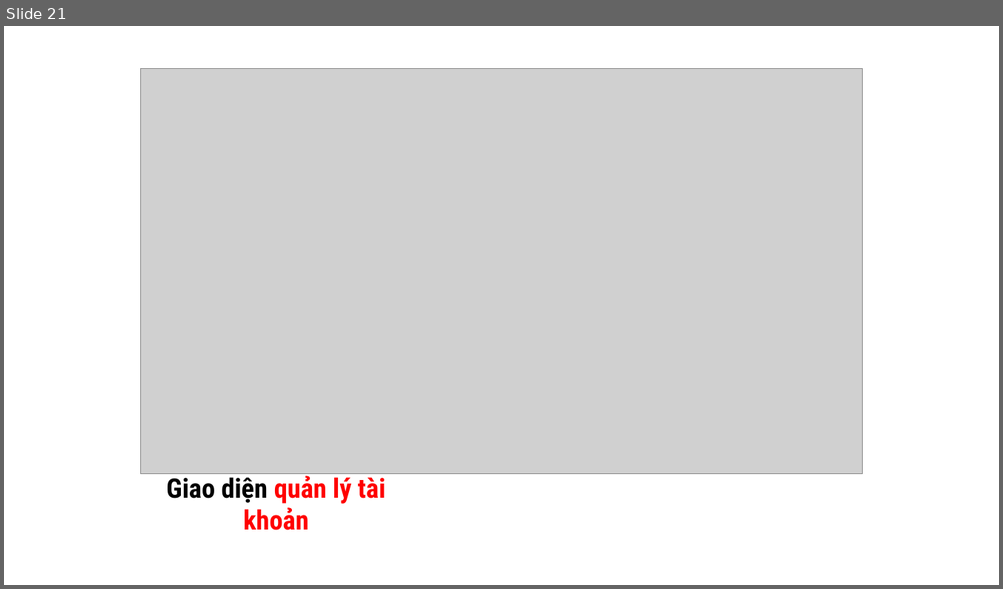
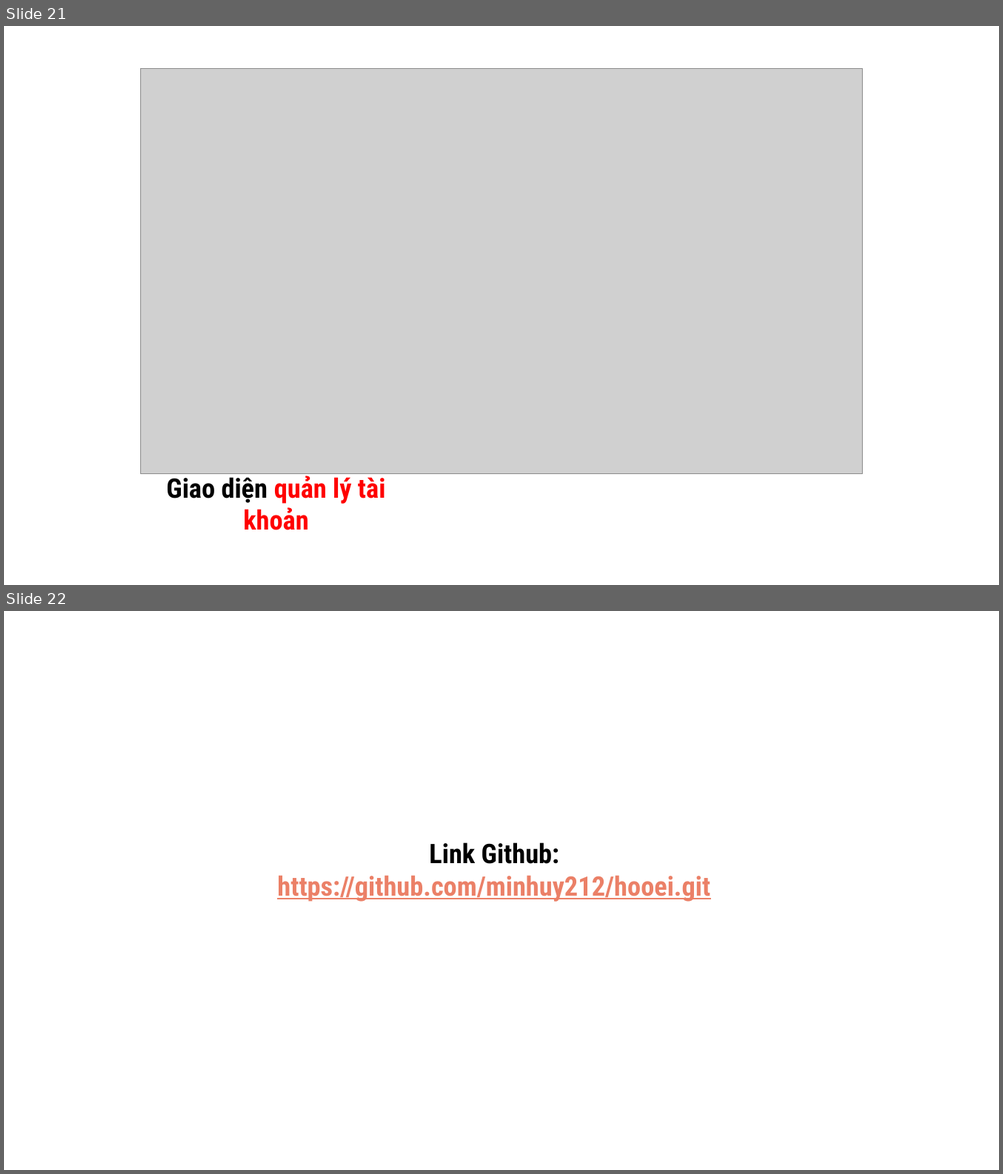
Before and after one commit to minhuy212/hooei, a slide deck: 4601104065_NguyenMinhHuy_ThuyetTrinh.pptx. Shown one above the other, each under a label of ours: slide 21 before the commit, slides 21 and 22 after it. The pictures are 1003x589 and 1003x1174 pixels, drawn with LibreOffice and Linux fonts; fonts in the diff are those of the drawing; grey boxes stand for pictures. Boxes give left, top, right and bottom in pixels: in the first picture for what was removed or moved away, otherwise in the second. Text is boxed around its words. In the diff, an @@ line names an element or a change of style, - is before the commit and + after.

Commit message:
link github ppt

```diff
--- a/4601104065_NguyenMinhHuy_ThuyetTrinh.pptx
+++ b/4601104065_NguyenMinhHuy_ThuyetTrinh.pptx
@@ slide 22 added at [4, 611, 999, 1170], background #FFFFFF @@
@@ text added at [277, 843, 710, 902], 26 pt, text #EB8067, bold, underline @@
+Link Github: https://github.com/minhuy212/hooei.git
```
Also in this commit, not shown: 1 other slide added.
